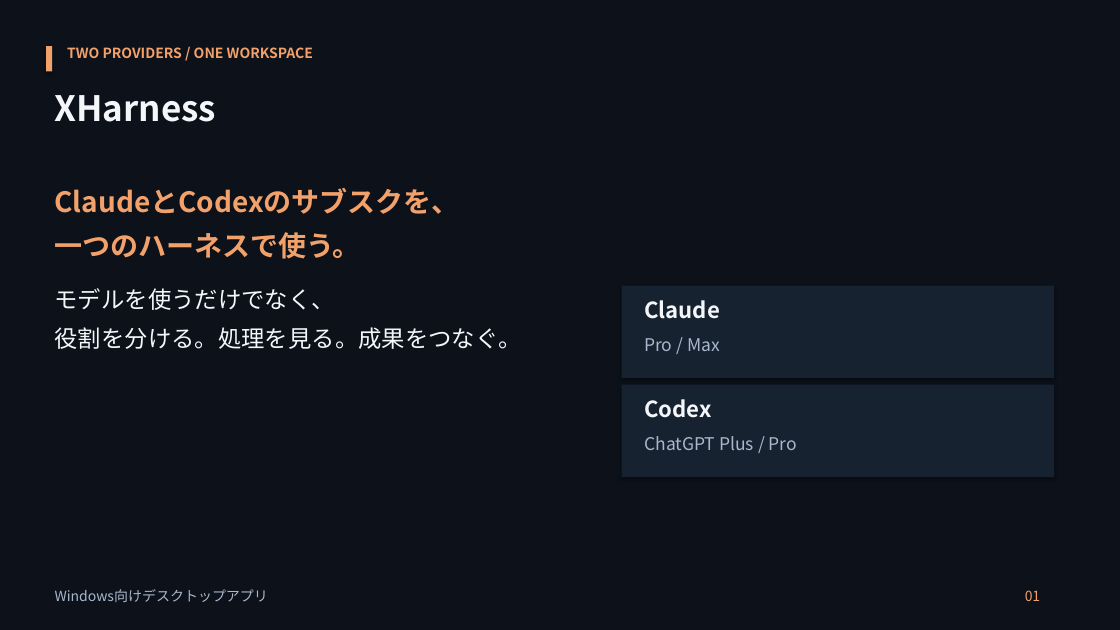
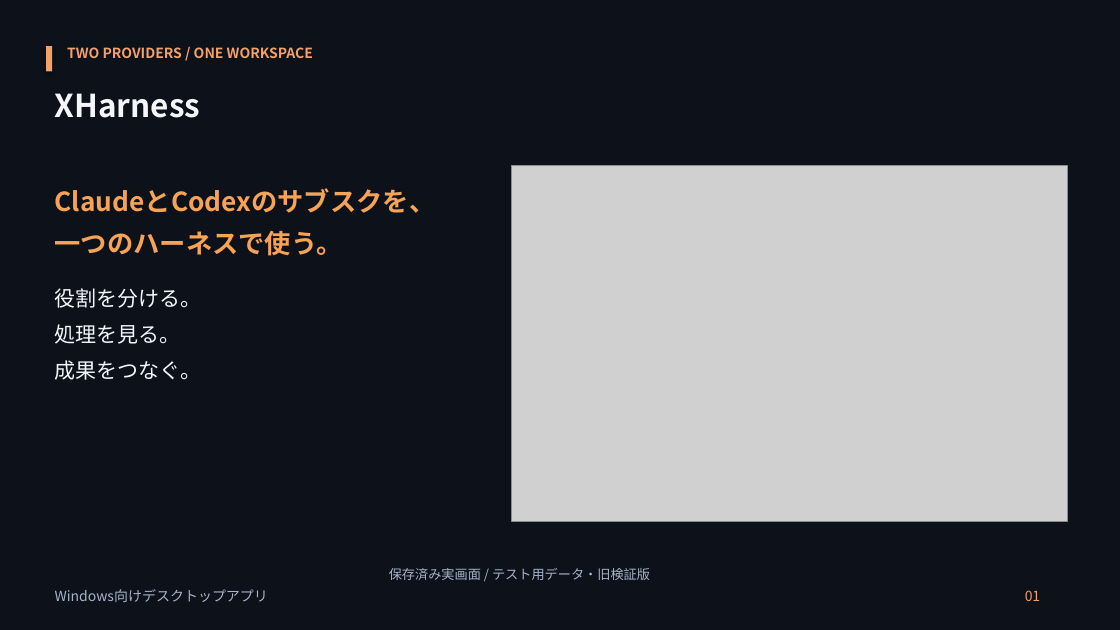
Before and after one commit to hiroto-k0306/Xharness, a slide deck: slide 1 of docs/presentations/20261008/XHarness-introduction-final.pptx. Drawn at 1120x630 pixels with LibreOffice and Linux fonts; fonts in the diff are those of the drawing; grey boxes stand for pictures. Boxes give left, top, right and bottom in pixels: in the first picture for what was removed or moved away, otherwise in the second. Text is boxed around its words. In the diff, an @@ line names an element or a change of style, - is before the commit and + after.

Commit message:
docs: 紹介資料を実画面中心に更新

```diff
--- a/docs/presentations/20261008/XHarness-introduction-final.pptx
+++ b/docs/presentations/20261008/XHarness-introduction-final.pptx
@@ text "XHarness" at [55,93,201,118]: size 30 to 27 pt @@
@@ picture added at [512,165,1067,521] @@
@@ text "ClaudeとCodexのサブスクを、" at [55,188,436,256]: size 24 to 22.5 pt, text colour #F2A16A to #F6A356 @@
@@ text at [55,288,202,380]: text changed; size 20 to 18 pt @@
-モデルを使うだけでなく、
-役割を分ける。処理を見る。成果をつなぐ。
+役割を分ける。
+処理を見る。
+成果をつなぐ。
@@ rectangle removed at [622,286,1054,378] @@
@@ text removed at [644,300,720,319] @@
-Claude
@@ text removed at [644,338,720,351] @@
-Pro / Max
@@ rectangle removed at [622,385,1054,477] @@
@@ text removed at [644,399,712,418] @@
-Codex
@@ text removed at [644,436,797,450] @@
-ChatGPT Plus / Pro
@@ text added at [389,568,650,580], 11.2 pt, text #A6B4C8 @@
+保存済み実画面 / テスト用データ・旧検証版
```
Also in this commit, not shown: 5 other slides changed, 1 slide added, 1 slide removed, 3 other files.
